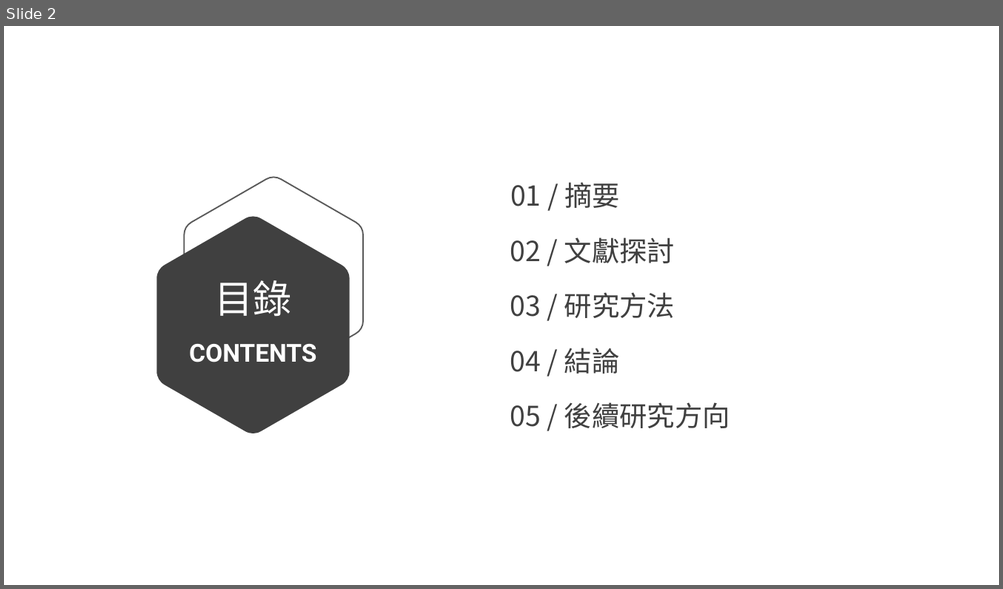
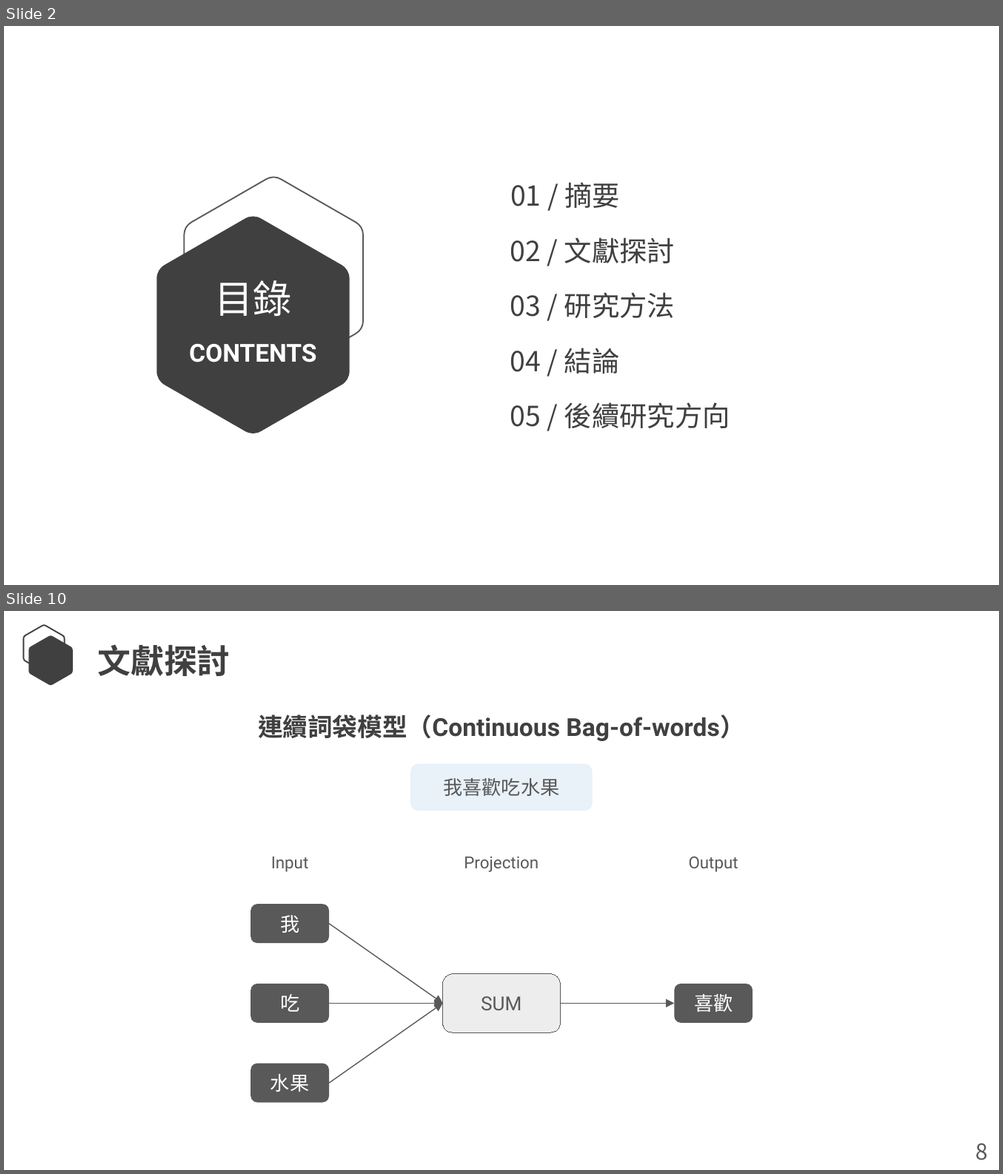
Before and after one commit to Lcwei-0708/lcwei-0708.github.io, a slide deck: data/paper/深度神經網路於中文斷詞之研究/深度神經網路於中文斷詞之研究.pptx. Shown one above the other, each under a label of ours: slide 2 before the commit, slides 2 and 10 after it; the slides between them are not shown. The pictures are 1003x589 and 1003x1174 pixels, drawn with LibreOffice and Linux fonts; fonts in the diff are those of the drawing. Boxes give left, top, right and bottom in pixels: in the first picture for what was removed or moved away, otherwise in the second. Text is boxed around its words. In the diff, an @@ line names an element or a change of style, - is before the commit and + after.

```diff
--- a/data/paper/深度神經網路於中文斷詞之研究/深度神經網路於中文斷詞之研究.pptx
+++ b/data/paper/深度神經網路於中文斷詞之研究/深度神經網路於中文斷詞之研究.pptx
@@ slide 10 added at [4,611,999,1170], background #FFFFFF @@
@@ freeform shape added at [24,625,65,672], outline #404040 1 pt @@
@@ freeform shape added at [29,636,73,686], fill #404040 @@
@@ text added at [97,644,230,676], 24 pt, text #404040, bold @@
+文獻探討
@@ text added at [258,715,744,741], 18 pt, text #404040, bold @@
+連續詞袋模型（Continuous Bag-of-words）
@@ rounded rectangle added at [411,764,593,811], fill #DEEBF7 at 65% opacity @@
@@ text added at [443,778,559,796], 14 pt, text #595959 @@
+我喜歡吃水果
@@ text added at [271,857,309,872], 12 pt, text #595959 @@
+Input
@@ text added at [464,857,538,872], 12 pt, text #595959 @@
+Projection
@@ text added at [688,857,738,872], 12 pt, text #595959 @@
+Output
@@ rounded rectangle added at [250,904,329,943], fill #595959, 14 pt, text #FFFFFF @@
+我
@@ arrow added from (329, 924) to (443, 1004), #595959 0.75 pt @@
@@ rounded rectangle added at [250,984,329,1022], fill #595959, 14 pt, text #FFFFFF @@
+吃
@@ rounded rectangle added at [443,974,560,1033], fill #EDEDED, outline #595959 0.75 pt, 14 pt, text #595959 @@
+SUM
@@ rounded rectangle added at [674,984,753,1022], fill #595959, 14 pt, text #FFFFFF @@
+喜歡
@@ arrow added from (329, 1004) to (443, 1004), #595959 0.75 pt @@
@@ arrow added from (329, 1083) to (443, 1004), #595959 0.75 pt @@
@@ arrow added from (560, 1004) to (674, 1004), #595959 0.75 pt @@
@@ rounded rectangle added at [250,1064,329,1102], fill #595959, 14 pt, text #FFFFFF @@
+水果
@@ text added at [975,1144,987,1161], 16 pt, text #595959 @@
+8
```
Also in this commit, not shown: 2 slides changed, 23 other slides added, 13 slides removed, 1 other file.
